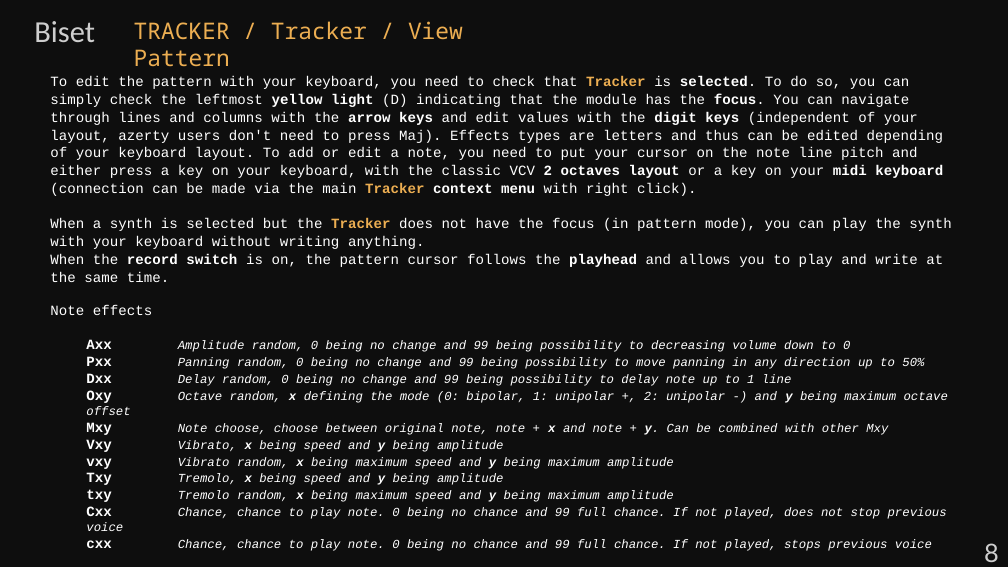
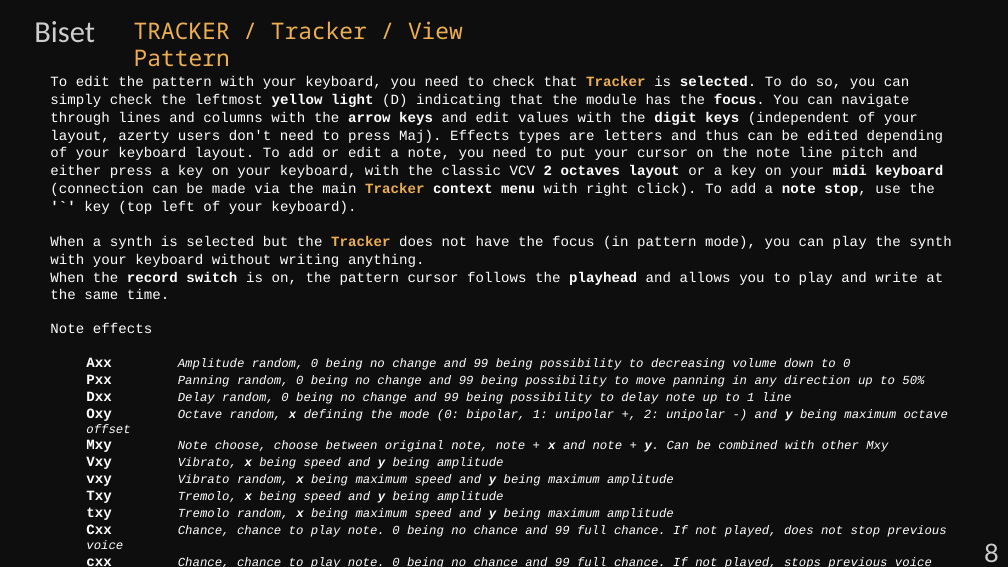
Before and after one commit to gibbonjoyeux/VCV-Biset, a slide deck: slide 9 of doc/Manual-Tracker.odp. Drawn at 1008x567 pixels with LibreOffice and Linux fonts; fonts in the diff are those of the drawing. Boxes give left, top, right and bottom in pixels: in the first picture for what was removed or moved away, otherwise in the second. Text is boxed around its words. In the diff, an @@ line names an element or a change of style, - is before the commit and + after.

Commit message:
[~]doc: updated Tracker manual

```diff
--- a/doc/Manual-Tracker.odp
+++ b/doc/Manual-Tracker.odp
@@ text at (50, 76, 943, 214): text changed @@
-To edit the pattern with your keyboard, you need to check that Tracker is selected. To do so, you can simply check the leftmost yellow light (D) indicating that the module has the focus. You can navigate through lines and columns with the arrow keys and edit values with the digit keys (independent of your layout, azerty users don't need to press Maj). Effects types are letters and thus can be edited depending of your keyboard layout. To add or edit a note, you need to put your cursor on the note line pitch and either press a key on your keyboard, with the classic VCV 2 octaves layout or a key on your midi keyboard (connection can be made via the main Tracker context menu with right click).
+To edit the pattern with your keyboard, you need to check that Tracker is selected. To do so, you can simply check the leftmost yellow light (D) indicating that the module has the focus. You can navigate through lines and columns with the arrow keys and edit values with the digit keys (independent of your layout, azerty users don't need to press Maj). Effects types are letters and thus can be edited depending of your keyboard layout. To add or edit a note, you need to put your cursor on the note line pitch and either press a key on your keyboard, with the classic VCV 2 octaves layout or a key on your midi keyboard (connection can be made via the main Tracker context menu with right click). To add a note stop, use the '`' key (top left of your keyboard).
```
Also in this commit, not shown: 1 other file.
